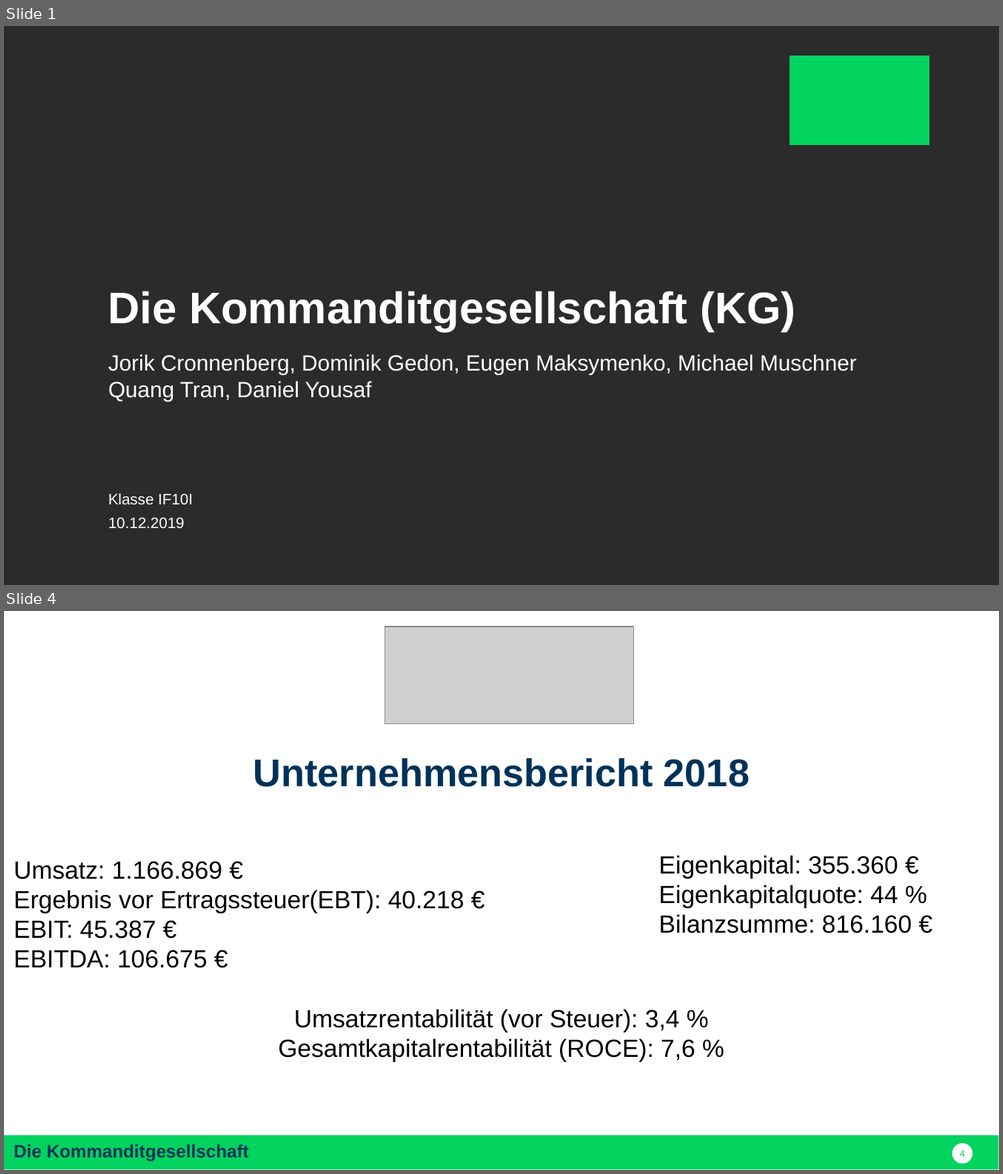
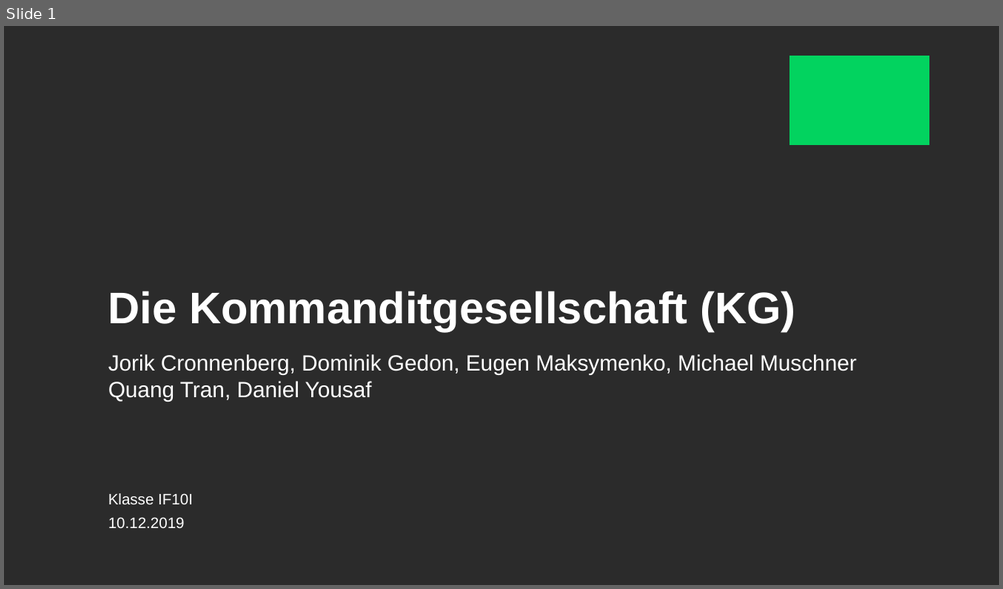
Before and after one commit to nodeg/exercises, a slide deck: Referat_BWP_KG_danny.pptx. Shown one above the other, each under a label of ours: slides 1 and 4 before the commit, slide 1 after it; the slides between them are not shown. The pictures are 1003x1174 and 1003x589 pixels, drawn with LibreOffice and Linux fonts; fonts in the diff are those of the drawing; grey boxes stand for pictures; background and template pictures are left out; a plain dark background stands for a picture behind light text. Boxes give left, top, right and bottom in pixels: in the first picture for what was removed or moved away, otherwise in the second. Text is boxed around its words. In the diff, an @@ line names an element or a change of style, - is before the commit and + after.

```diff
--- a/Referat_BWP_KG_danny.pptx
+++ b/Referat_BWP_KG_danny.pptx
@@ slide 4 removed at (x1=4, y1=611, x2=999, y2=1170), background #FFFFFF @@
@@ picture removed at (x1=385, y1=627, x2=634, y2=724) @@
@@ text removed at (x1=14, y1=758, x2=749, y2=1062) @@
-Unternehmensbericht 2018
-Umsatz: 1.166.869 €
-Ergebnis vor Ertragssteuer(EBT): 40.218 €
-EBIT: 45.387 €
-EBITDA: 106.675 €
-Umsatzrentabilität (vor Steuer): 3,4 %
-Gesamtkapitalrentabilität (ROCE): 7,6 %
@@ text removed at (x1=659, y1=855, x2=911, y2=934) @@
-Eigenkapital: 355.360 €
-Eigenkapitalquote: 44 %
-Bilanzsumme: 816.160 €
@@ rectangle removed at (x1=4, y1=1136, x2=999, y2=1170) @@
-Die Kommanditgesellschaft
@@ page number removed at (x1=952, y1=1144, x2=973, y2=1165) @@
-4
```
Also in this commit, not shown: 2 slides changed, 5 slides added, 4 other slides removed.
